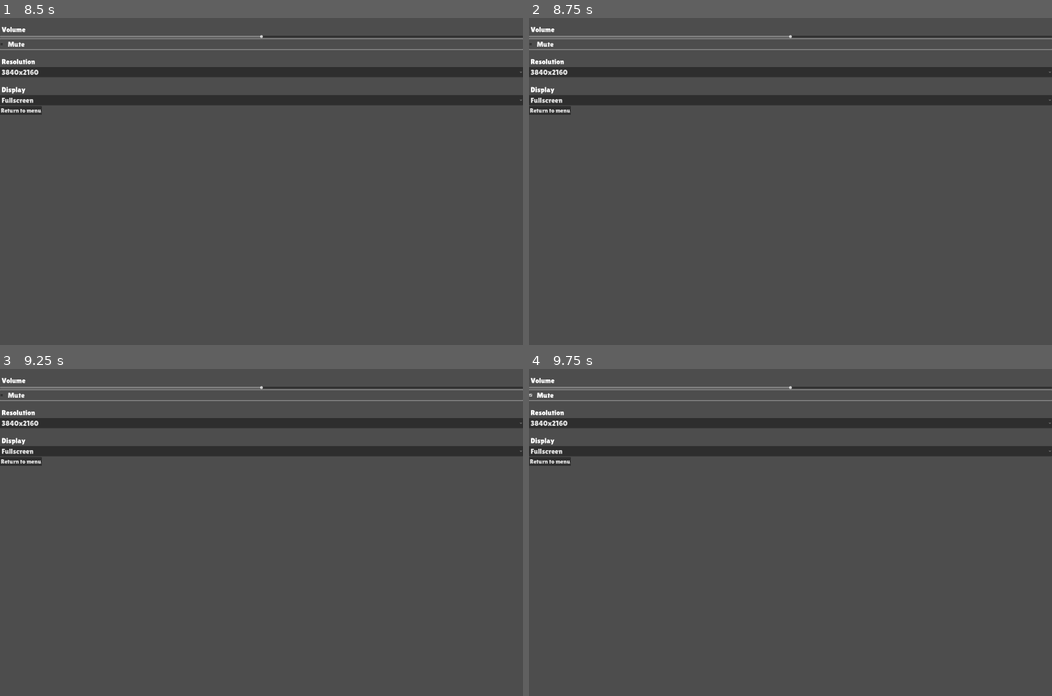
Above: before the commit, frames 1-4 (two rows, left to right).
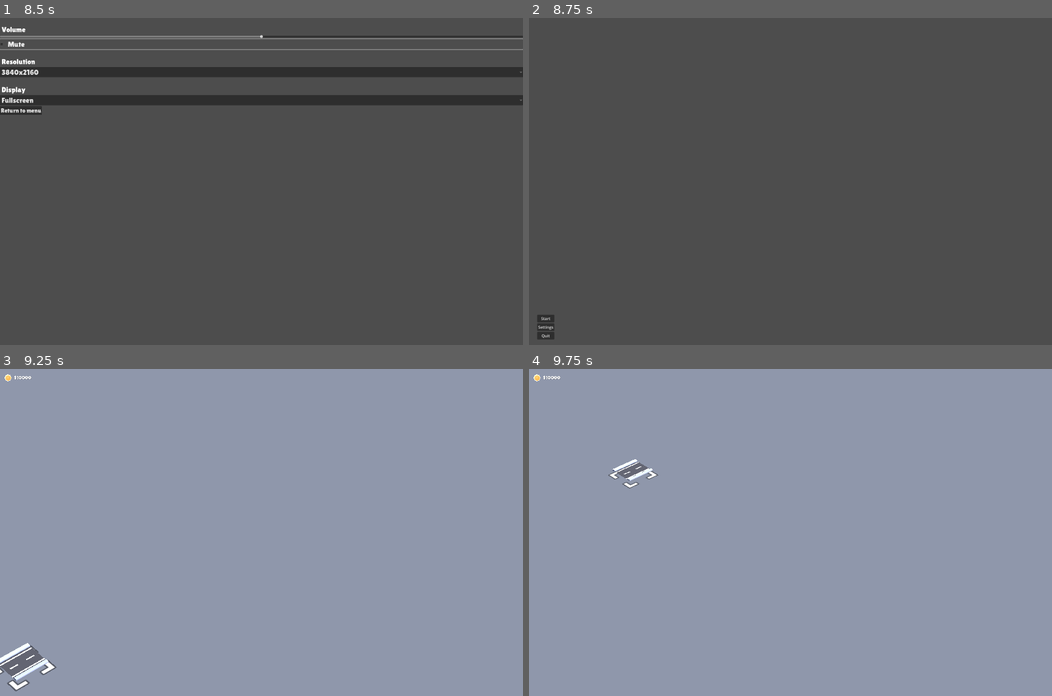
Above: after the commit, the same moments.

Repository: algosup/2024-2025-project-2-serious-game-team-3
Game: Godot game, scene res://scenes/menu.tscn
Two runs of this game, one before a commit and one after it. Both use one fixed random seed, a clock stepped at 60 frames per second and the inputs below.
Inputs (mouse positions are in pixels of both pictures, inside the frame that each line leads up to):
- Up to frame 1 (8.5 s): click "Settings" at 0.5 s; click "3840x2160" at 1.25 s; click "3840x2160" at 2 s; click "3840x2160" at 2.75 s; click "Return to menu" at 3.5 s; click "Mute" at 4.25 s; tap Enter at 5, 6.5, 8 s; move the mouse to (376, 165) at 5.02 s; click (376, 165) at 5.1 s; tap Space at 5.75, 7.25 s; move the mouse to (156, 197) at 5.77 s; tap S (camera_back) at 5.85 s; move the mouse to (313, 109) at 6.52 s; hold F (camera_center) 6.53-7.28 s; move the mouse to (235, 246) at 7.27 s; tap W (camera_forward) at 7.35 s; move the mouse to (418, 230) at 8.02 s; tap A (camera_left) at 8.1 s
- Up to frame 2 (8.75 s): tap Escape (return_to_menu) at 8.65 s
- Up to frame 3 (9.25 s): click (15, 669) at 8.75 s, where only the run after the commit has a clickable "Start"
- Up to frame 4 (9.75 s): tap Space at 9.5 s; move the mouse to (633, 483) at 9.52 s; tap D (camera_right) at 9.6 s

Frame 1 is identical in both runs. In frame 2, 7.5% of the frame differs, in the area x 0-100%, y 2-99%; in frame 3, 100%; in frame 4, 100%, in the area x 0-100%, y 0-100%.

Commit message:
added it also on the settings screen

Diff:
--- a/starter-kit-city-builder/scripts/settings.gd
+++ b/starter-kit-city-builder/scripts/settings.gd
@@ -17,7 +17,12 @@
 	if current_window_size != last_window_size:  # Compare Vector2i types
 		print("Window resized!")
 		last_window_size = current_window_size
+	if Input.is_action_just_pressed("return_to_menu"):
+		print("ui_menu action triggered, returning to menu...")
+		return_to_menu()
 
+func return_to_menu():  # Replace with the path to your menu scene
+	get_tree().change_scene_to_file("res://scenes/menu.tscn")
 
 func _on_volume_value_changed(value: float) -> void:
 	AudioServer.set_bus_volume_db(0,value/16)
